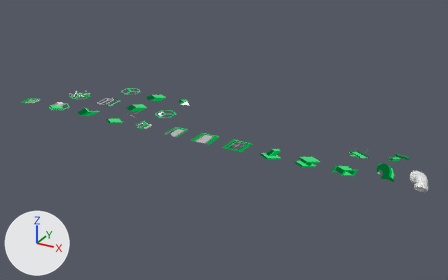
Renders of the Blender file src/bonsai/blenderbim_icons.blend from each side of a commit.
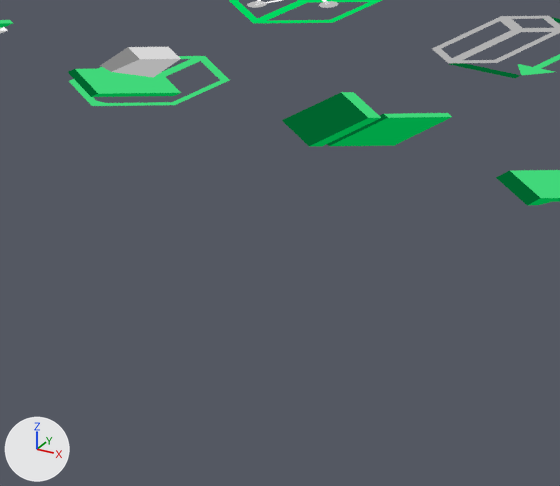
Each version appears first whole from a 50 mm lens placed at (8.18, -31.23, 16.01), pointed at (-10.21, 2.2, -0.7), and next in a close-up on the part from 9% to 25% of the width and 34% to 57% of the height. The lights are fixed; the arrows at lower left show +X, +Y and +Z.
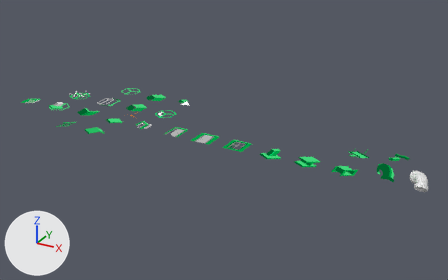
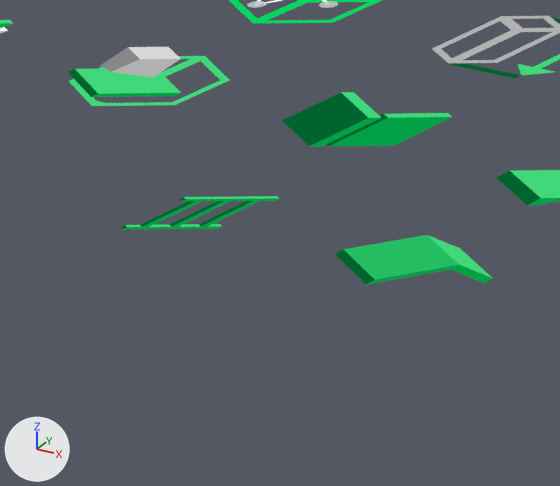
Changed parts and their boxes (x1, y1, x2, y2) in the close-ups (560 x 486 px):
'Cube.032', added: after (335, 235, 493, 284)
    faces in mat_green_light_mid: (343, 235, 459, 280)
    faces in mat_green_light_002: (429, 236, 492, 278)
    faces in mat_green_mid_002: (368, 265, 493, 284)
    faces in mat_green_dark_002: (335, 250, 375, 284)
'Cube.031', added: after (121, 196, 279, 229)
    faces in mat_green_mid_002: (124, 198, 279, 229)
    faces in mat_green_dark_002: (121, 197, 252, 229)
    faces in mat_green_light_002: (126, 196, 278, 227)
'Cube.025', unchanged, uncovered by the edit: after (282, 92, 452, 147)
'Cube.006', unchanged, covered by the edit: before (282, 92, 452, 147)

Diff of the bpy script that builds the scene:
```diff
--- a/src/bonsai/blenderbim_icons.blend.py
+++ b/src/bonsai/blenderbim_icons.blend.py
@@ ng_tools_icons_with_color_004 @@
+ng_tools_icons_with_color_004 = bpy.data.node_groups.new('Tools Icons with color.004', 'ShaderNodeTree')
+# nodes: Attribute, Emission, Group, Mix
+# colours: white #ffffff
@@ ng_color_correction_004 @@
+ng_color_correction_004 = bpy.data.node_groups.new('Color Correction.004', 'ShaderNodeTree')
+# nodes: Gamma, HueSaturation
+# colours: black #000000, white #ffffff
@@ mat_theme_general_base_006 @@
+mat_theme_general_base_006 = bpy.data.materials.new('theme.general.base.006')
+mat_theme_general_base_006.use_nodes = True; mat_theme_general_base_006.node_tree.nodes.clear()
+_N = mat_theme_general_base_006.node_tree.nodes; _L = mat_theme_general_base_006.node_tree.links
+n0 = _N.new('ShaderNodeOutputMaterial'); n0.name = 'Material Output'
+n1 = _N.new('ShaderNodeEmission'); n1.name = 'Emission'
+n2 = _N.new('ShaderNodeRGB'); n2.name = 'RGB'
+n2.outputs[0].default_value = (1.0, 1.0, 1.0, 1.0)  # 'Color', white #ffffff
+_L.new(n1.outputs[0], n0.inputs[0])  # 'Emission' to 'Surface'
+_L.new(n2.outputs[0], n1.inputs[0])  # 'Color' to 'Color'
@@ mat_green_dark_002 @@
+mat_green_dark_002 = bpy.data.materials.new('green-dark.002')
+mat_green_dark_002.use_nodes = True; mat_green_dark_002.node_tree.nodes.clear()
+_N = mat_green_dark_002.node_tree.nodes; _L = mat_green_dark_002.node_tree.links
+n0 = _N.new('ShaderNodeRGB'); n0.name = 'RGB'
+n0.outputs[0].default_value = (0.0, 0.323, 0.115, 1.0)  # 'Color', green #009a5f
+n1 = _N.new('ShaderNodeOutputMaterial'); n1.name = 'Material Output'
+n2 = _N.new('ShaderNodeGroup'); n2.name = 'Group.001'
+n2.node_tree = ng_tools_icons_with_color_004
+_L.new(n2.outputs[0], n1.inputs[0])  # 'Emission' to 'Surface'
+_L.new(n0.outputs[0], n2.inputs[0])  # 'Color' to 'Color'
@@ mat_green_mid_002 @@
+mat_green_mid_002 = bpy.data.materials.new('green-mid.002')
+mat_green_mid_002.use_nodes = True; mat_green_mid_002.node_tree.nodes.clear()
+_N = mat_green_mid_002.node_tree.nodes; _L = mat_green_mid_002.node_tree.links
+n0 = _N.new('ShaderNodeOutputMaterial'); n0.name = 'Material Output'
+n1 = _N.new('ShaderNodeGroup'); n1.name = 'Group.001'
+n1.node_tree = ng_tools_icons_with_color_004
+n2 = _N.new('ShaderNodeRGB'); n2.name = 'RGB'
+n2.outputs[0].default_value = (0.0, 0.646, 0.197, 1.0)  # 'Color', green #00d27b
+_L.new(n1.outputs[0], n0.inputs[0])  # 'Emission' to 'Surface'
+_L.new(n2.outputs[0], n1.inputs[0])  # 'Color' to 'Color'
@@ mat_green_light_002 @@
+mat_green_light_002 = bpy.data.materials.new('green-light.002')
+mat_green_light_002.use_nodes = True; mat_green_light_002.node_tree.nodes.clear()
+_N = mat_green_light_002.node_tree.nodes; _L = mat_green_light_002.node_tree.links
+n0 = _N.new('ShaderNodeOutputMaterial'); n0.name = 'Material Output'
+n1 = _N.new('ShaderNodeGroup'); n1.name = 'Group.001'
+n1.node_tree = ng_tools_icons_with_color_004
+n2 = _N.new('ShaderNodeRGB'); n2.name = 'RGB'
+n2.outputs[0].default_value = (0.178, 1.0, 0.429, 1.0)  # 'Color', green #75ffaf
+_L.new(n1.outputs[0], n0.inputs[0])  # 'Emission' to 'Surface'
+_L.new(n2.outputs[0], n1.inputs[0])  # 'Color' to 'Color'
@@ mat_theme_general_base_005 @@
+mat_theme_general_base_005 = bpy.data.materials.new('theme.general.base.005')
+mat_theme_general_base_005.use_nodes = True; mat_theme_general_base_005.node_tree.nodes.clear()
+_N = mat_theme_general_base_005.node_tree.nodes; _L = mat_theme_general_base_005.node_tree.links
+n0 = _N.new('ShaderNodeOutputMaterial'); n0.name = 'Material Output'
+n1 = _N.new('ShaderNodeEmission'); n1.name = 'Emission'
+n2 = _N.new('ShaderNodeRGB'); n2.name = 'RGB'
+n2.outputs[0].default_value = (0.196, 0.196, 0.196, 1.0)  # 'Color', grey #7a7a7a
+_L.new(n1.outputs[0], n0.inputs[0])  # 'Emission' to 'Surface'
+_L.new(n2.outputs[0], n1.inputs[0])  # 'Color' to 'Color'
@@ mat_green_light_mid @@
+mat_green_light_mid = bpy.data.materials.new('green-light-mid')
+# nodes: Group, Mix, OutputMaterial, RGB
+# colours: green #00d27b, green #75ffaf
@@ me_circle_024 @@
+me_circle_024.from_pydata([(0.0, 0.0, 0.0), (2.0, 0.0, 0.0), (0.0, 2.0, 0.0), (2.0, 2.0, 0.0), (0.21, 0.21, 0.0), (1.79, 0.21, 0.0), (0.21, 1.79, 0.0), (1.79, 1.79, 0.0)], [(2, 0), (0, 1), (1, 3), (3, 2), (6, 4), (4, 5), (5, 7), (7, 6)], [])
+me_circle_024.materials.append(mat_theme_general_base_006)
@@ me_circle_023 @@
+me_circle_023.from_pydata([(0.0, 0.0, 0.0), (2.0, 0.0, 0.0), (0.0, 2.0, 0.0), (2.0, 2.0, 0.0), (0.21, 0.21, 0.0), (1.79, 0.21, 0.0), (0.21, 1.79, 0.0), (1.79, 1.79, 0.0)], [(2, 0), (0, 1), (1, 3), (3, 2), (6, 4), (4, 5), (5, 7), (7, 6)], [])
+me_circle_023.materials.append(mat_theme_general_base_005)
@@ ob_cube_031 @@
+ob_cube_031 = bpy.data.objects.new('Cube.031', me_cube_036)  # 35 vertices, 15 faces; spans x -0.41..0.38, y -0.593..0.687, z 0.0
+ob_cube_031.parent = ob_ops_authoring_railing
+ob_cube_031.location = (-20.15, -2.093, 0.0)
+ob_cube_031.rotation_euler = (3.142, 0.0, 0.0)  # degrees (180, 0, 0)
+ob_cube_031.scale = (-1.0, -1.0, -1.0)
@@ ob_ops_authoring_railing @@
+ob_ops_authoring_railing = bpy.data.objects.new('ops.authoring.railing', me_circle_024)
+ob_ops_authoring_railing.location = (-21.15, -3.093, 0.0)
@@ ob_cube_032 @@
+ob_cube_032 = bpy.data.objects.new('Cube.032', me_cube_032)  # 11 vertices, 4 faces, 1 loose edge; spans x -0.8..0.78, y -0.52..0.62, z 0.0
+ob_cube_032.parent = ob_ops_authoring_roof
+ob_cube_032.location = (-17.63, 2.587, 0.0)
@@ ob_ops_authoring_roof @@
+ob_ops_authoring_roof = bpy.data.objects.new('ops.authoring.roof', me_circle_023)
+ob_ops_authoring_roof.location = (-18.63, -3.093, 0.0)
```
